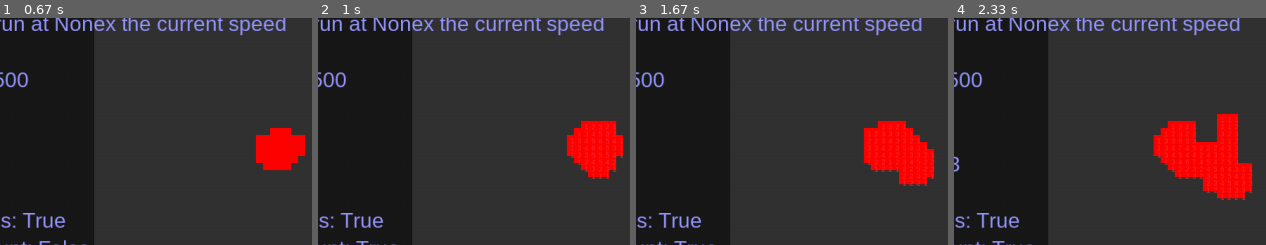
Above: before the commit, frames 1-4 (left to right).
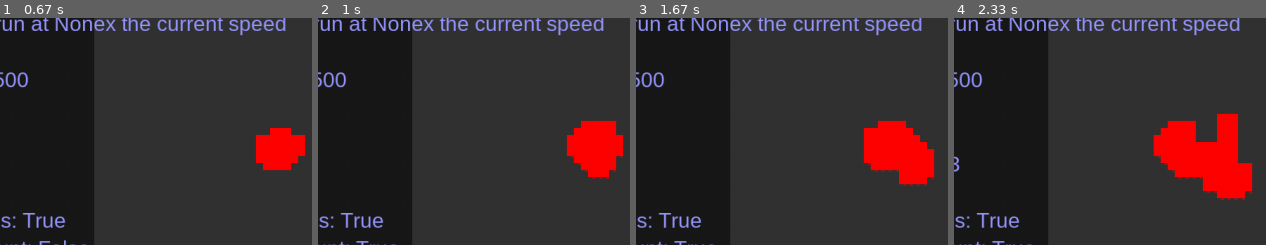
Above: after the commit, the same moments.

Repository: MyNameIsTrez/Game-of-Python
Game: pygame game, started from main.py
Two runs of this game, one before a commit and one after it. Both use one fixed random seed, a clock stepped at 60 frames per second and the inputs below.
Inputs:
- Up to frame 1 (0.67 s): tap 3 at 0.33 s
- Up to frame 2 (1 s): tap 4 at 0.67 s
- Up to frame 3 (1.67 s): tap F at 1.07 s
- Up to frame 4 (2.33 s): no input
The pictures show only the part of the screen within x 28-78%, y 27-77%; the shares and areas given below are measured in that part.

Frame 1 is identical in both runs. In frame 2, 0.1% of the frame differs, in the area x 81-98%, y 47-71%; in frame 3, 0.2%; in frame 4, 0.3%, in the area x 65-96%, y 45-81%.

Commit message:
Now utilizing artist.py whenever possible.

Diff:
--- a/artist.py
+++ b/artist.py
@@ -2,11 +2,14 @@
 
 
 class Artist:
-	def __init__(self, screen, width, height):
+	def __init__(self, screen, width, height, font_neighbor, font_debug):
 		self.screen = screen
 		self.width = width
 		self.height = height
+		self.font_neighbor = font_neighbor
+		self.font_debug = font_debug
 
+		self.font_color = (255, 50, 50)
 		self.outer_background_color = ((25, 25, 25))
 		self.inner_background_color = (50, 50, 50)
 
@@ -22,11 +25,16 @@
 		height = self.height
 		thickness = 0  # 0 means fill
 
-		pygame.draw.rect(
-			self.screen, color, (x, y, width, height), thickness
-		)
+		self.rect(color, x, y, width, height, thickness)
 
 	def rect(self, color, x, y, width, height, thickness):
 		pygame.draw.rect(
 			self.screen, color, (x, y, width, height), thickness
 		)
+
+	def text(self, x, y, text, color, font):
+		if font == "neighbor":
+			font = self.font_neighbor
+		elif font == "debug":
+			font = self.font_debug
+		font.render_to(self.screen, (x, y), text, color)
--- a/grid.py
+++ b/grid.py
@@ -50,11 +50,11 @@
 
 class Grid:
 
-	def __init__(self, cols, rows, cell_size, font_neighbor,
+	def __init__(self, cols, rows, cell_size, neighbor_count_color,
               starter_cells_blueprint, random_starter_cells, artist, screen):
 		self.size = (cols, rows)
 		self.cell_size = cell_size
-		self.font_neighbor = font_neighbor
+		self.neighbor_count_color = neighbor_count_color
 		self.starter_cells_blueprint = starter_cells_blueprint
 		self.random_starter_cells = random_starter_cells
 		self.artist = artist
@@ -220,19 +220,21 @@
 
 	def draw_neighbor_count_list(self):
 		for cell in self.neighbor_count_list:
+			x = self.offset[0] + cell[0] * self.cell_size + 0.5 * self.cell_size
+			y = self.offset[1] + cell[1] * self.cell_size + 0.5 * self.cell_size
 			neighbors = cell[2]
-
-			coords = (self.offset[0] + cell[0] * self.cell_size + 0.5 * self.cell_size,
-                            self.offset[1] + cell[1] * self.cell_size + 0.5 * self.cell_size)
-			self.font_neighbor.render_to(
-				self.screen, coords, str(neighbors), (255, 50, 50))
+			text = str(neighbors)
+			color = self.neighbor_count_color
+
+			self.artist.text(x, y, text, color, "neighbor")
 
 	def draw_updated_cells(self):
 		for cell in self.update_list:
-			pygame.draw.rect(
-				self.screen, (255, 0, 0),  # red
-				(self.offset[0] + cell[0] * self.cell_size,  # x
-				 self.offset[1] + cell[1] * self.cell_size,  # y
-				 self.cell_size, self.cell_size),  # width, height
-				0  # thickness, 0 means fill instead
-			)
+			color = (255, 0, 0)
+			x = self.offset[0] + cell[0] * self.cell_size
+			y = self.offset[1] + cell[1] * self.cell_size
+			width = self.cell_size
+			height = self.cell_size
+			thickness = 0
+
+			self.artist.rect(color, x, y, width, height, thickness)
--- a/main.py
+++ b/main.py
@@ -49,6 +49,7 @@
 	draw_updated_cells_bool = False
 	draw_neighbor_count_list_bool = False
 	font_type = "arial"
+	neighbor_count_color = (255, 0, 0)
 
 	# INITIALIZATION
 	pygame.init()
@@ -62,16 +63,17 @@
 		pygame.display.set_mode((display_w, display_h))
 	screen = pygame.display.set_mode((0, 0) if fullscreen_bool else size,
                                   pygame.FULLSCREEN if fullscreen_bool else 0)
+
 	debug_font_size = cell_size * 3
 	font_debug = pygame.freetype.SysFont(font_type, debug_font_size)
-
-	artist = Artist(screen, width, height)
+	font_neighbor = pygame.freetype.SysFont(font_type, cell_size)
+	artist = Artist(screen, width, height, font_neighbor, font_debug)
+
 	artist.offset_fullscreen = (
             (display_w - size[0]) / 2, (display_h - size[1]) / 2)
 	artist.offset = artist.offset_fullscreen if fullscreen_bool else 0
 
-	font_neighbor = pygame.freetype.SysFont(font_type, cell_size)
-	grid = Grid(cols, rows, cell_size, font_neighbor,
+	grid = Grid(cols, rows, cell_size, neighbor_count_color,
              starter_cells_blueprint, random_starter_cells, artist, screen)
 
 	grid.offset_fullscreen = (
@@ -83,7 +85,7 @@
 	grid.create_update_list()
 	grid.create_neighbor_count_list()
 
-	fill_screen(screen, grid.offset, size)
+	artist.fill_screen()
 
 	if draw_cells_bool:
 		grid.draw_cells()
@@ -97,19 +99,19 @@
 	graph.offset = graph.offset_fullscreen if fullscreen_bool else 0
 
 	return (screen, grid, update_interval, draw_debug_info_bool, draw_neighbor_count_list_bool,
-         size, font_debug, draw_cells_bool, draw_updated_cells_bool, display_w, display_h, graph)
+         size, draw_cells_bool, draw_updated_cells_bool, display_w, display_h, graph, artist)
 
 
 def main():
 	first_start_time = time.time()
 
 	(screen, grid, update_interval, draw_debug_info_bool,
-	 draw_neighbor_count_list_bool, size, font_debug,
-	 draw_cells_bool, draw_updated_cells_bool, display_w, display_h, graph) = setup()
+	 draw_neighbor_count_list_bool, size, draw_cells_bool,
+	 draw_updated_cells_bool, display_w, display_h, graph, artist) = setup()
 
 	draw_debug(draw_debug_info_bool, draw_neighbor_count_list_bool,
-            first_start_time, update_interval, size, grid, font_debug,
-            draw_cells_bool, draw_updated_cells_bool, display_w, display_h, graph, screen)
+            first_start_time, update_interval, size, grid, draw_cells_bool,
+            draw_updated_cells_bool, display_w, display_h, graph, artist, screen)
 
 	pygame.display.flip()  # draw this frame
 
@@ -123,13 +125,13 @@
 			draw_updated_cells_bool, draw_neighbor_count_list_bool, state
 		) = get_inputs(
 			screen, size, display_w, display_h, grid, running_bool, draw_debug_info_bool,
-			draw_cells_bool, draw_updated_cells_bool, draw_neighbor_count_list_bool, state, graph
+			draw_cells_bool, draw_updated_cells_bool, draw_neighbor_count_list_bool, state, graph, artist
 		)
 
 		if state == "simulating":
 			start_time = time.time()
 
-			fill_screen(screen, grid.offset, size)
+			artist.fill_screen()
 
 			grid.create_update_list()
 
@@ -144,7 +146,7 @@
 				grid.draw_updated_cells()
 
 			draw_debug(draw_debug_info_bool, draw_neighbor_count_list_bool, start_time, update_interval,
-                            size, grid, font_debug, draw_cells_bool, draw_updated_cells_bool, display_w, display_h, graph, screen)
+                            size, grid, draw_cells_bool, draw_updated_cells_bool, display_w, display_h, graph, artist, screen)
 
 			pygame.display.flip()  # draw this frame
 
@@ -154,18 +156,8 @@
 			pygame.display.flip()  # draw this frame
 
 
-def fill_screen(screen, offset, size):
-	screen.fill((25, 25, 25))  # make the entire screen dark gray
-	# draw a rectangle to fill the area of the grid
-	pygame.draw.rect(
-		screen, (50, 50, 50),  # gray
-		(offset[0], offset[1], size[0], size[1]),  # x, y, width, height
-		0  # thickness, 0 means fill instead
-	)
-
-
 def draw_debug(draw_debug_info_bool, draw_neighbor_count_list_bool, start_time, update_interval,
-               size, grid, font_debug, draw_cells_bool, draw_updated_cells_bool, display_w, display_h, graph, screen):
+               size, grid, draw_cells_bool, draw_updated_cells_bool, display_w, display_h, graph, artist, screen):
 	# drawing stats that can help when debugging
 	if draw_neighbor_count_list_bool:
 		grid.draw_neighbor_count_list()
@@ -251,9 +243,12 @@
 		text.append("display resolution: " +
                     str(display_w) + "x" + str(display_h))
 
-		for i, val in enumerate(text):
-			pos = (2 * grid.cell_size, 2 * grid.cell_size + 4 * grid.cell_size * i)
-			font_debug.render_to(screen, pos, val, (150, 150, 255))
+		for i, text in enumerate(text):
+			x = 2 * grid.cell_size
+			y = 2 * grid.cell_size + 4 * grid.cell_size * i
+			color = (150, 150, 255)
+			font = 'debug'
+			artist.text(x, y, text, color, font)
 
 		graph.data.append(data)
 
@@ -265,7 +260,7 @@
 
 
 def get_inputs(screen, size, display_w, display_h, grid, running_bool, draw_debug_info_bool,
-               draw_cells_bool, draw_updated_cells_bool, draw_neighbor_count_list_bool, state, graph):
+               draw_cells_bool, draw_updated_cells_bool, draw_neighbor_count_list_bool, state, graph, artist):
 	for event in pygame.event.get():
 		if event.type == pygame.QUIT:
 			running_bool = False  # sets running_bool to False to exit the while loop
@@ -280,11 +275,13 @@
 			# toggle fullscreen_bool
 			if keys[pygame.K_f]:
 				if screen.get_flags() & pygame.FULLSCREEN:
+					artist.offset = (0, 0)
 					grid.offset = (0, 0)
 					graph.offset = (0, 0)
 
 					pygame.display.set_mode(size)
 				else:
+					artist.offset = artist.offset_fullscreen
 					grid.offset = grid.offset_fullscreen
 					graph.offset = graph.offset_fullscreen
 
